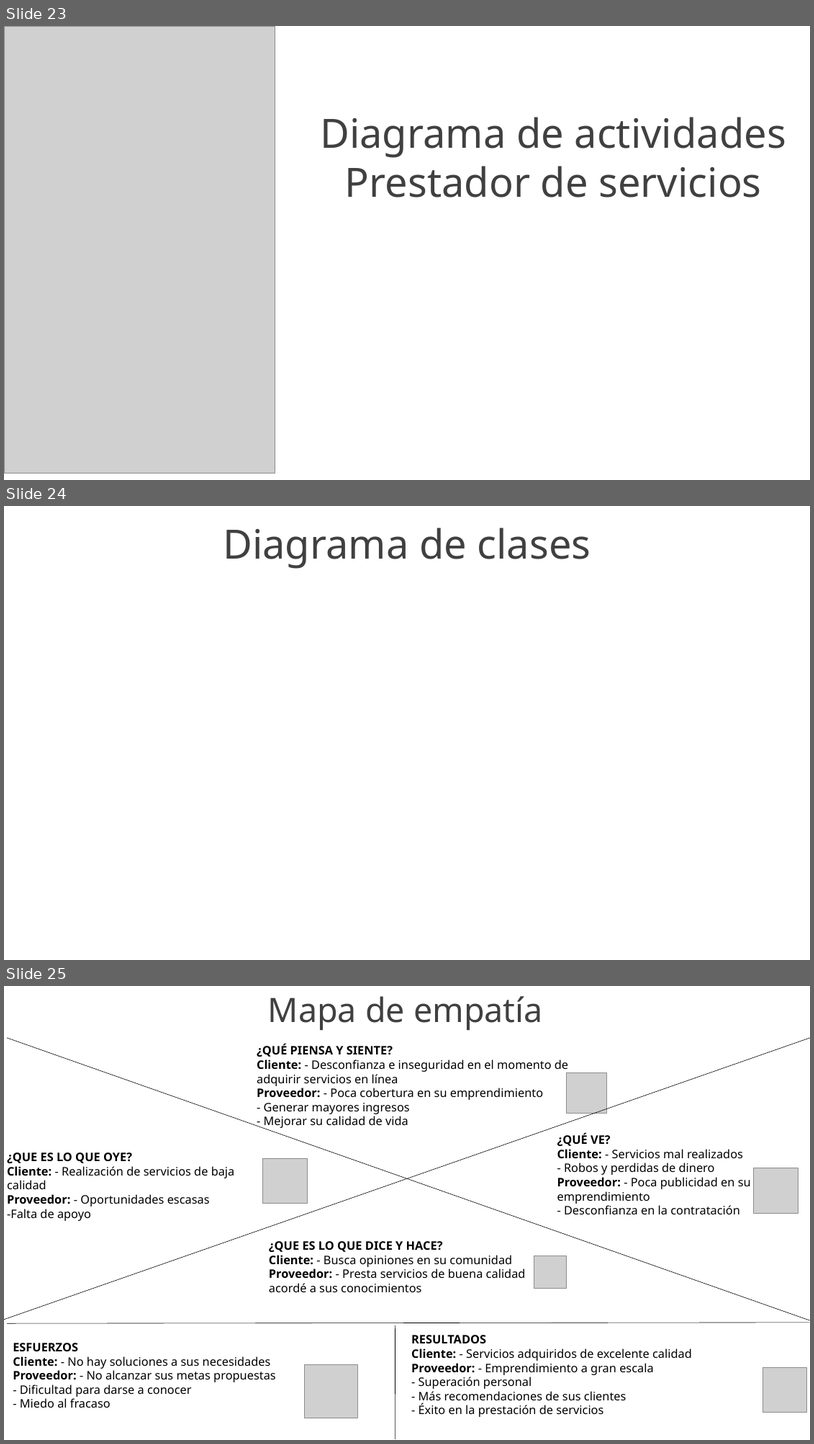
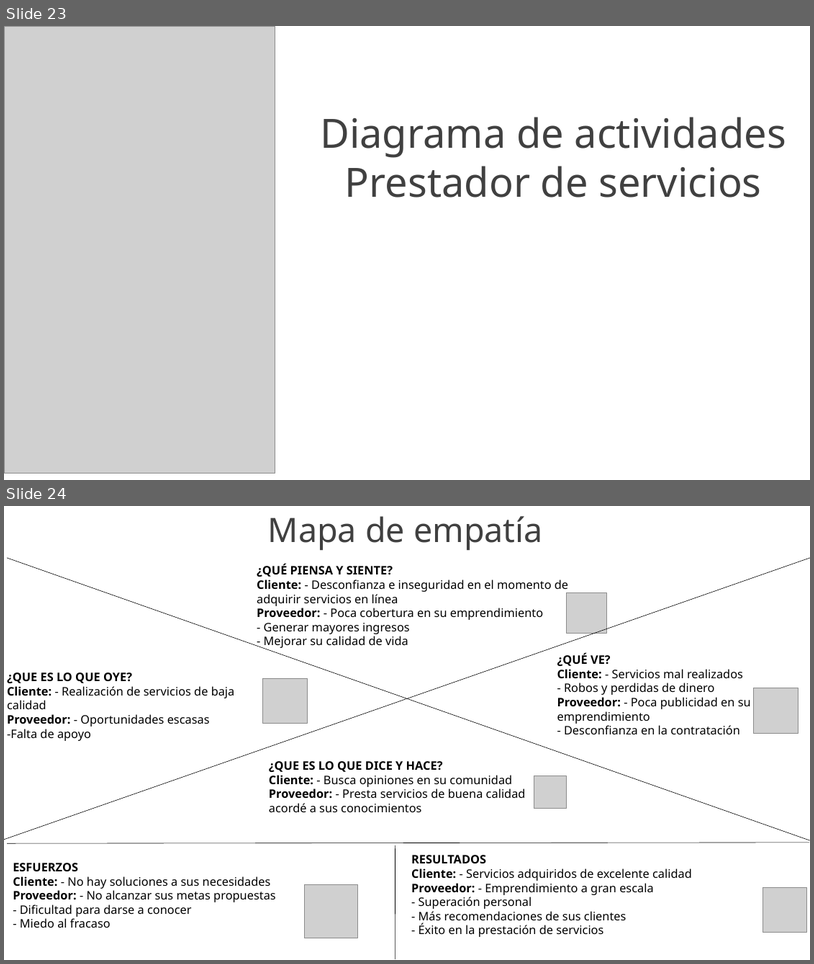
Before and after one commit to yeseniaquejada/SERVICE_MARKET, a slide deck: PROYECTO FORMATIVO.pptx. Shown one above the other, each under a label of ours: slides 23, 24 and 25 before the commit, slides 23 and 24 after it. The pictures are 814x1444 and 814x964 pixels, drawn with LibreOffice and Linux fonts; fonts in the diff are those of the drawing; grey boxes stand for pictures; background and template pictures are left out. Boxes give left, top, right and bottom in pixels: in the first picture for what was removed or moved away, otherwise in the second. Text is boxed around its words. In the diff, an @@ line names an element or a change of style, - is before the commit and + after.

```diff
--- a/PROYECTO FORMATIVO.pptx
+++ b/PROYECTO FORMATIVO.pptx
@@ slide 24 removed at (4,506,810,960), background picture (left out) @@
@@ text removed at (223,528,592,569) @@
-Diagrama de clases
@@ what was slide 25 is now slide 24 @@
```
Also in this commit, not shown: 3 slides changed, 21 other files.
